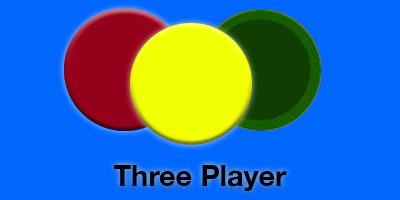
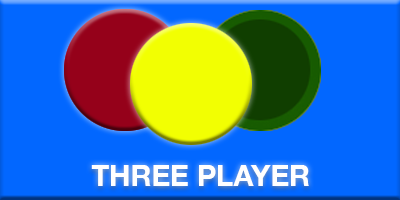
Layers edited between the first and the second 400×200 image:
renamed "Three Player" to "THREE PLAYER", painted on it over [91, 165, 309, 191]
